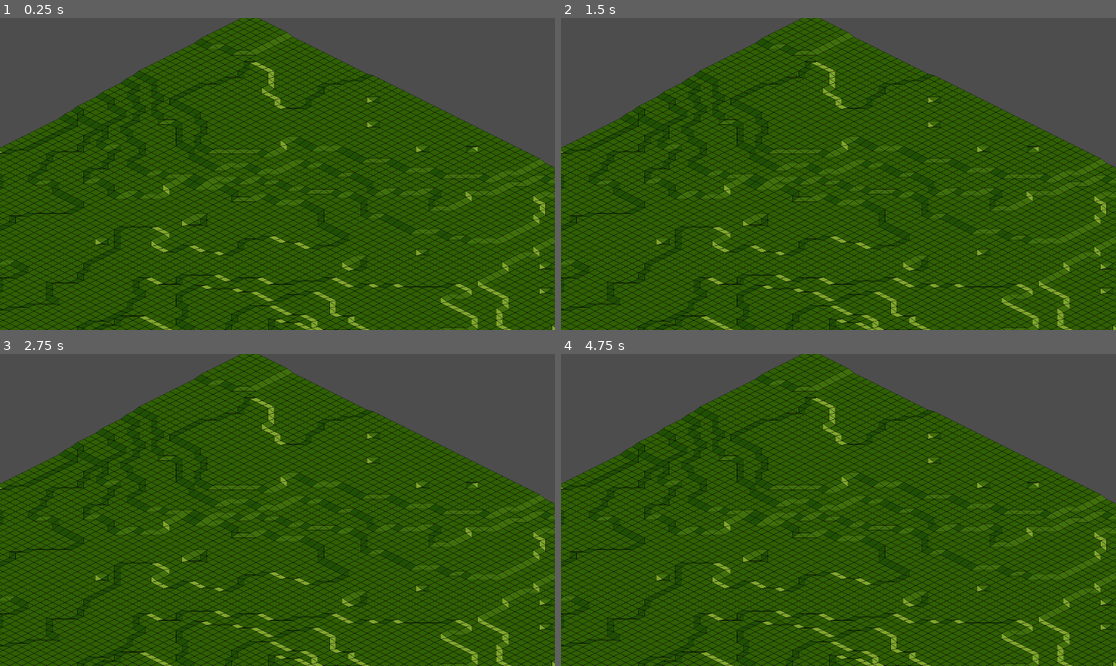
Above: before the commit, frames 1-4 (two rows, left to right).
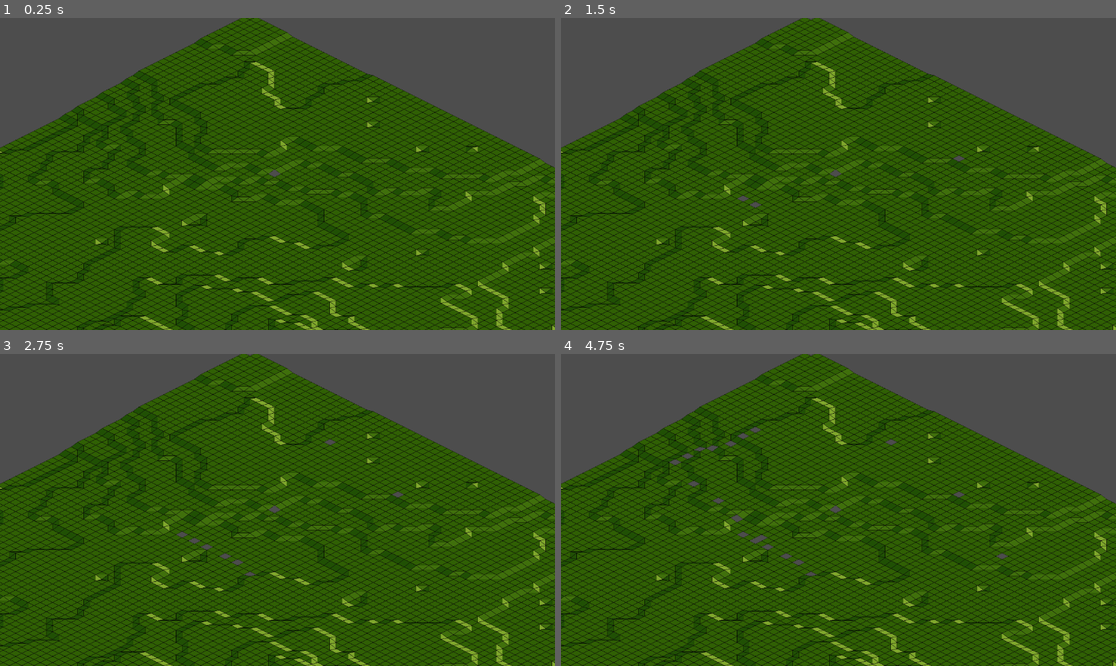
Above: after the commit, the same moments.

Repository: aligator/height-tile-map-godot
Game: Godot game, scene res://world.tscn
Two runs of this game, one before a commit and one after it. Both use one fixed random seed, a clock stepped at 60 frames per second and the inputs below.
Inputs (mouse positions are in pixels of both pictures, inside the frame that each line leads up to):
- Up to frame 1 (0.25 s): no input
- Up to frame 2 (1.5 s): tap Enter at 0.5 s; move the mouse to (960, 158) at 0.52 s; hold Shift 0.53-1.25 s; click (960, 158) at 0.67 s; tap Space at 1.25 s; drag from (727, 189) to (810, 236) at 1.27 s
- Up to frame 3 (2.75 s): tap Enter at 2 s; move the mouse to (333, 441) at 2.02 s; tap Ctrl at 2.1 s; click (333, 441) at 2.17 s
- Up to frame 4 (4.75 s): tap Space at 2.75, 4.25 s; drag from (810, 572) to (672, 463) at 2.77 s; tap Enter at 3.5 s; move the mouse to (1005, 556) at 3.52 s; tap Alt at 3.6 s; click (1005, 556) at 3.67 s; drag from (672, 463) to (755, 432) at 4.27 s

The runs differ from the first frame. In frame 1, less than 0.1% of the frame differs, in the area x 48-51%, y 48-52%; in frame 2, 0.1%; in frame 3, 0.2%; in frame 4, 0.5%, in the area x 19-81%, y 0-72%.

Commit message:
Enable erasing tiles on hover for debugging

Diff:
--- a/heightTileMap/HeightTileMap.gd
+++ b/heightTileMap/HeightTileMap.gd
@@ -64,13 +64,12 @@
 func _process(_delta):
 	# Get the mouse position, and map it to the map and back.
 	var mouse_pos = get_local_mouse_position()
-	#var local_mouse_pos =  to_local(mouse_pos)
 	var tile_pos = self.local_to_map(mouse_pos)
 	var back_to_local = self.map_to_local(tile_pos)
 	print("mouse: ", mouse_pos)
 	print("tile:  ", tile_pos)
 	print("reverse:  ", back_to_local)
-	#main_map.erase_cell(0, tile_pos)
+	self.erase_cell(0, tile_pos)
 
 func height(at: Vector2i) -> int:
 	if at.x < 0 || at.x >= heights.size():
